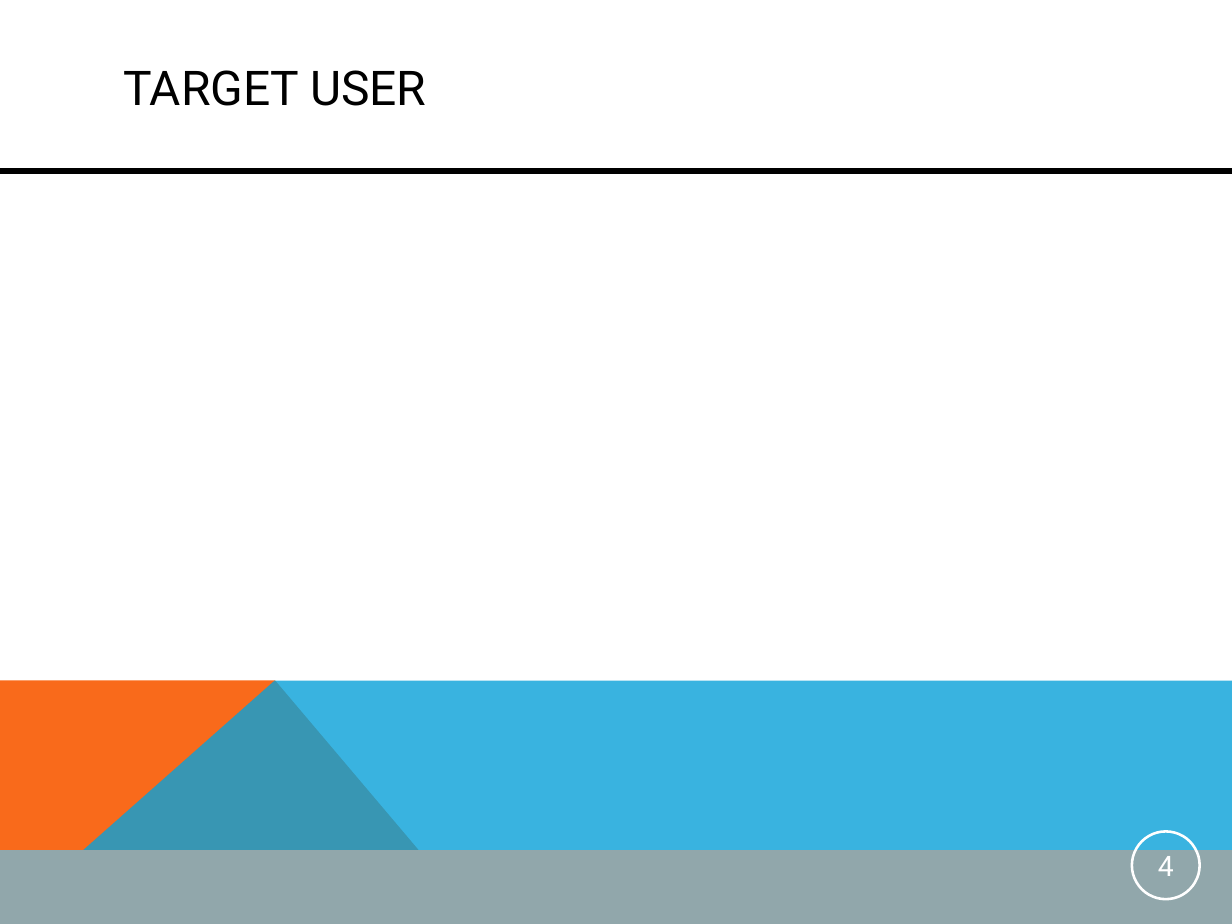
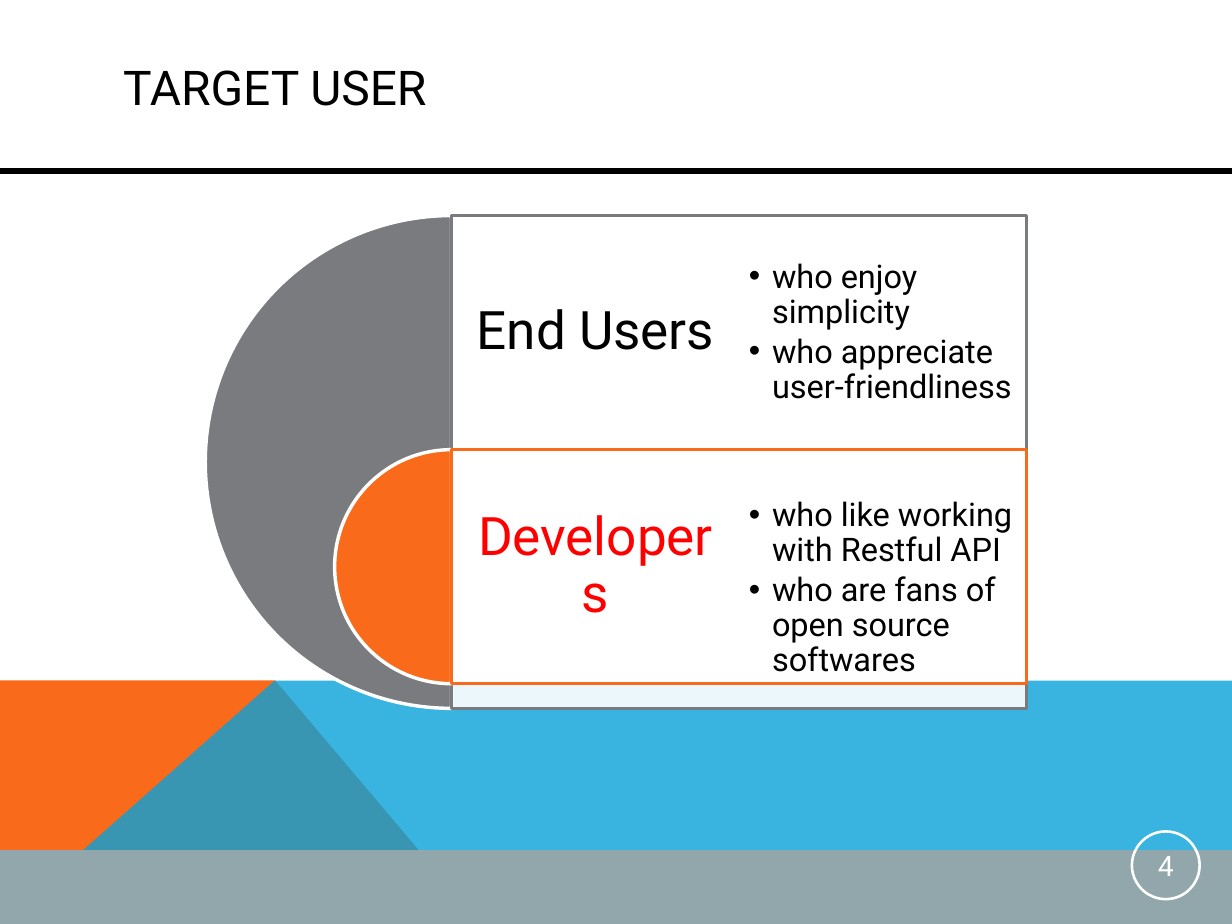
Before and after one commit to mdger/UGNM_Instantmessaging, a slide deck: slide 4 of UGNM_Instantmessaging/doc/PresentationIM.pptx. Drawn at 1232x924 pixels with LibreOffice and Linux fonts; fonts in the diff are those of the drawing. Boxes give left, top, right and bottom in pixels: in the first picture for what was removed or moved away, otherwise in the second. Text is boxed around its words. In the diff, an @@ line names an element or a change of style, - is before the commit and + after.

```diff
--- a/UGNM_Instantmessaging/doc/PresentationIM.pptx
+++ b/UGNM_Instantmessaging/doc/PresentationIM.pptx
@@ group added at (206, 216, 1027, 708): 4 texts, 2 pie slice (boxed as its full ellipse)s, 2 rectangles @@
+End Users
+Developers
+  •• who enjoy simplicity
+  •• who appreciate user-friendliness
+  •• who like working with Restful API
+  •• who are fans of open source softwares
```
Also in this commit, not shown: 1 other slide changed.
